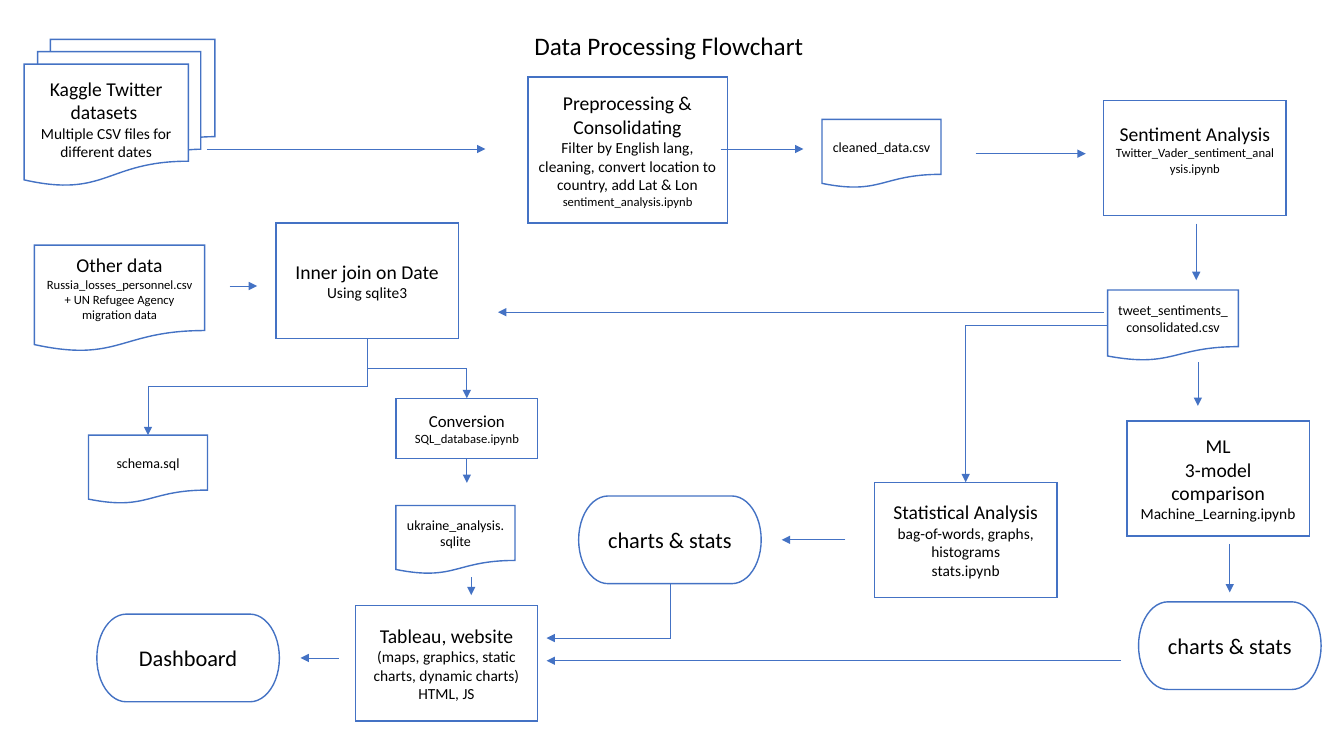
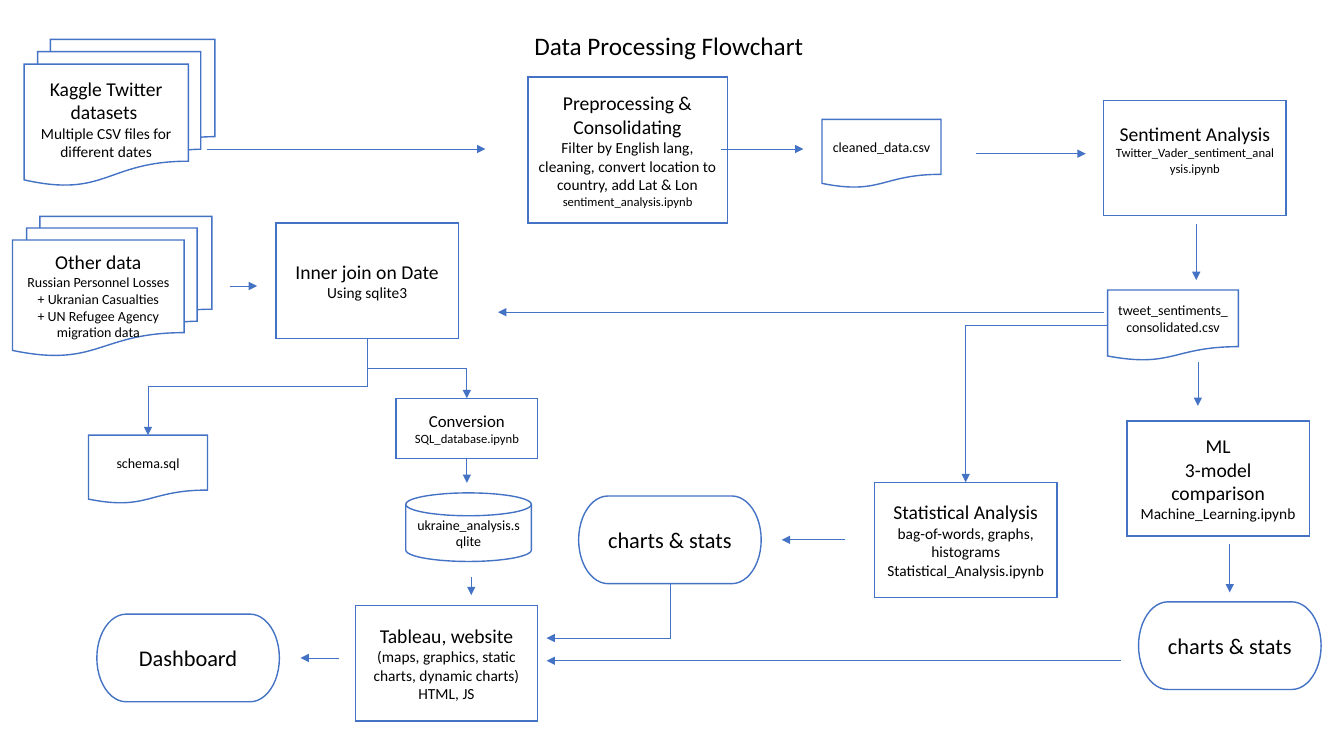
Before and after one commit to aduchini/Final_project, a slide deck: slide 1 of resources/flowchart.pptx. Drawn at 1344x756 pixels with LibreOffice and Linux fonts; fonts in the diff are those of the drawing. Boxes give left, top, right and bottom in pixels: in the first picture for what was removed or moved away, otherwise in the second. Text is boxed around its words. In the diff, an @@ line names an element or a change of style, - is before the commit and + after.

```diff
--- a/resources/flowchart.pptx
+++ b/resources/flowchart.pptx
@@ flow chart multidocument "Other data": place and size @@
-flow chart multidocument "Other data" at (34,245,205,352)
+flow chart multidocument "Other data" at (12,217,212,356)
@@ flow chart multidocument "Other data" at (12,217,212,356): flow chart document to flow chart multidocument @@
@@ text in flow chart multidocument at (27,277,170,304): text changed; size 9 to 10 pt @@
-Russia_losses_personnel.csv
+Russian Personnel Losses + Ukranian Casualties
@@ text in flow chart multidocument at (48,311,159,342): size 9 to 10 pt in "+ UN Refugee Agency migration data" @@
@@ cylinder "ukraine_analysis.sqlite": place and size @@
-cylinder "ukraine_analysis.sqlite" at (396,506,515,575)
+cylinder "ukraine_analysis.sqlite" at (406,493,532,562)
@@ cylinder "ukraine_analysis.sqlite" at (406,493,532,562): flow chart document to cylinder @@
@@ text in rectangle at (887,565,1043,579): text changed @@
-stats.ipynb
+Statistical_Analysis.ipynb
```
Also in this commit, not shown: 4 other files.
